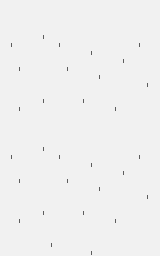
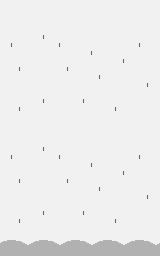
Revision of a layered w=160, h=256 image; what changed, layer by layer:
painted on "RainCopy" over [48, 240, 96, 256]
added layer "Clouds copy" above "Background" over [0, 240, 160, 256]
